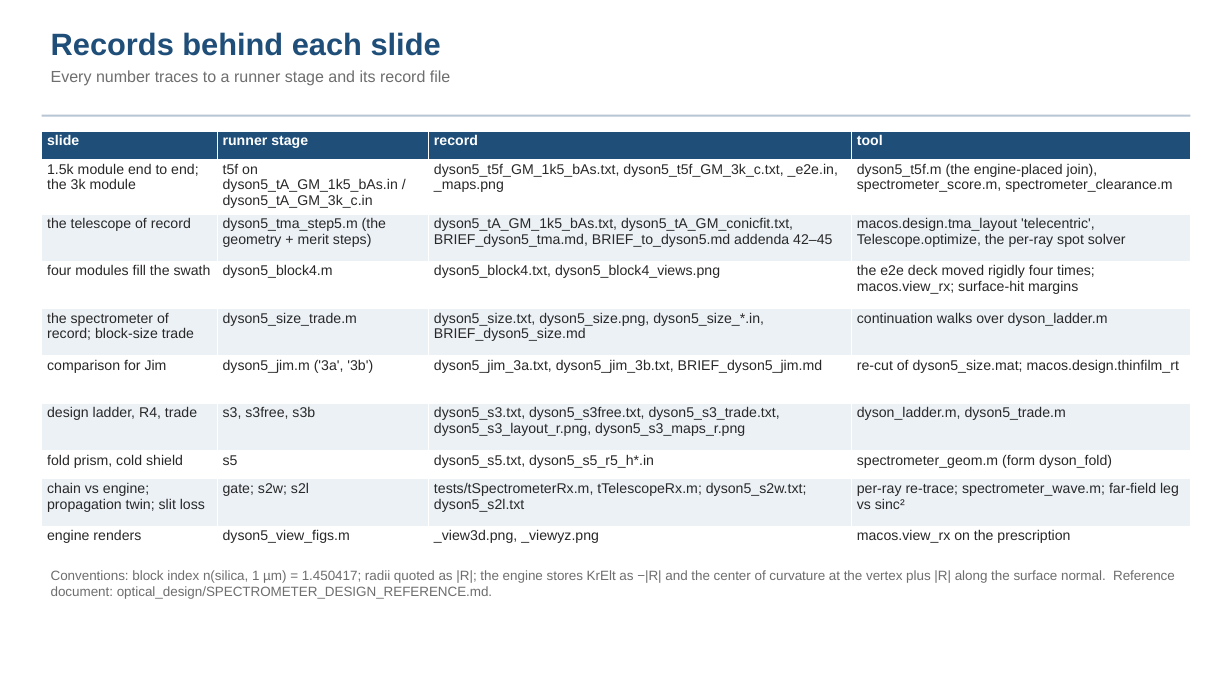
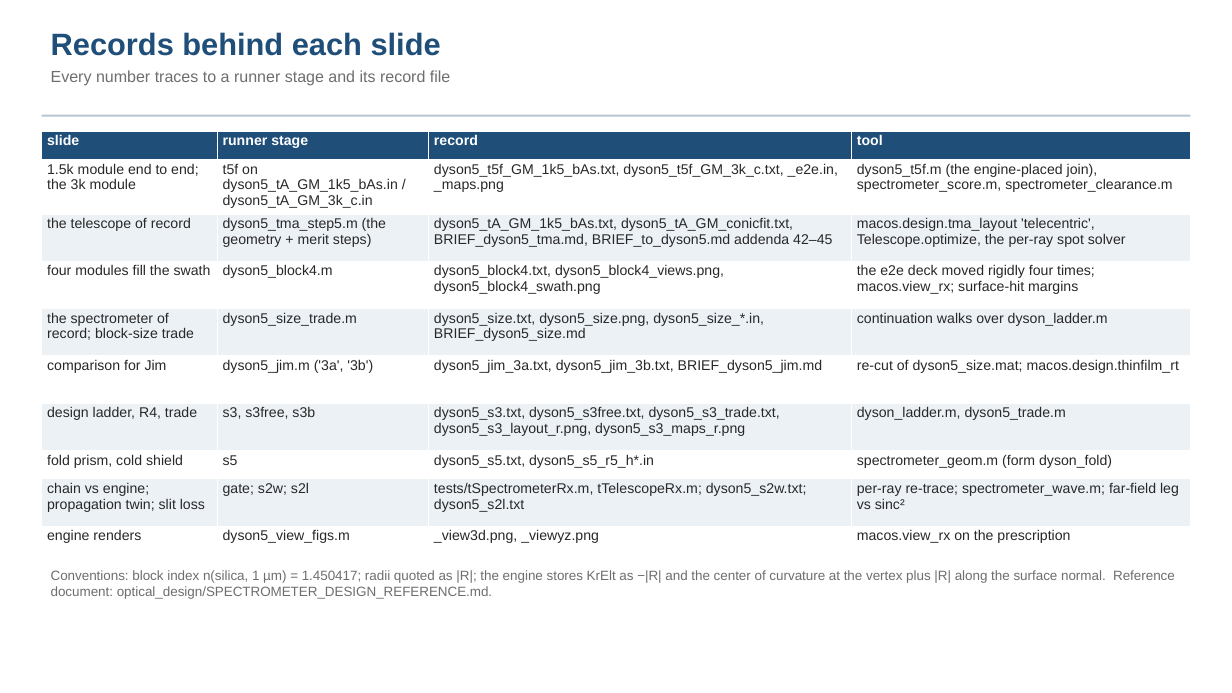
Before and after one commit to nasa-jpl/macos, a slide deck: slide 25 of demo_session/deck_dyson_record.pptx (slide 24 before the commit). Drawn at 1232x693 pixels with LibreOffice and Linux fonts; fonts in the diff are those of the drawing. Boxes give left, top, right and bottom in pixels: in the first picture for what was removed or moved away, otherwise in the second. Text is boxed around its words. In the diff, an @@ line names an element or a change of style, - is before the commit and + after.

```diff
--- a/demo_session/deck_dyson_record.pptx
+++ b/demo_session/deck_dyson_record.pptx
@@ table at bbox=[42, 131, 1191, 548] @@
-row 4, column 3: dyson5_block4.txt, dyson5_block4_views.png
+row 4, column 3: dyson5_block4.txt, dyson5_block4_views.png, dyson5_block4_swath.png
```
Also in this commit, not shown: 7 other slides changed, 1 slide added, 3 other files.
